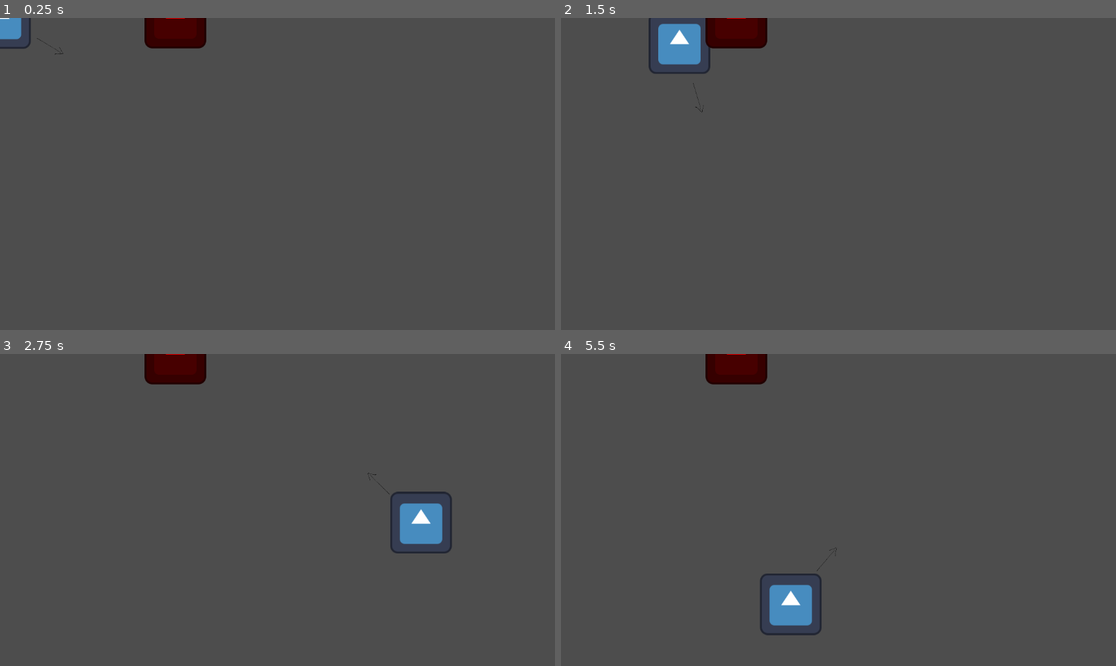
Above: before the commit, frames 1-4 (two rows, left to right).
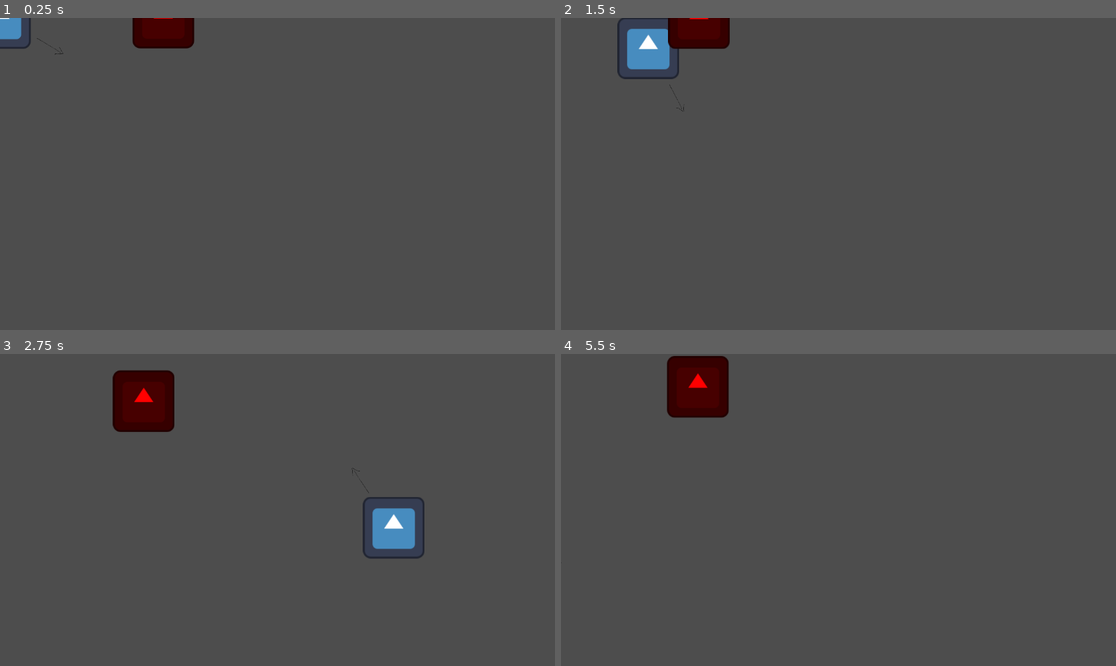
Above: after the commit, the same moments.

Repository: TryHardPotat/FYP_2
Game: Godot game, scene res://active_scene.tscn
Same seed, same stepped clock (60 frames per second), same inputs: the game is played once before the commit and once after it. The engine's default icon, where the game draws it, is replaced by a stand-in: a white triangle on a blue panel in a dark square.
Inputs (mouse positions are in pixels of both pictures, inside the frame that each line leads up to):
- Up to frame 1 (0.25 s): no input
- Up to frame 2 (1.5 s): move the mouse to (960, 158) at 0.52 s; hold D (move_right) 0.53-1.28 s; tap Shift (dash) at 0.6 s; tap Enter at 1.25 s; move the mouse to (727, 189) at 1.27 s; hold S (move_down) from 1.28 s (still down); tap Space (primary_attack) at 1.35 s
- Up to frame 3 (2.75 s): move the mouse to (333, 441) at 2.02 s; release S (move_down) at 2.03 s; hold D (move_right) from 2.03 s (still down); tap Shift (dash) at 2.1 s
- Up to frame 4 (5.5 s): move the mouse to (810, 572) at 2.77 s; release D (move_right) at 2.78 s; hold W (move_up) 2.78-3.53 s; tap Space (primary_attack) at 2.85, 4.35 s; move the mouse to (1005, 556) at 3.52 s; hold A (move_left) 3.53-5.03 s; tap Shift (dash) at 3.6, 5.1 s; move the mouse to (672, 463) at 4.27 s; move the mouse to (866, 510) at 5.02 s; hold S (move_down) from 5.03 s (still down)

The runs differ from the first frame. In frame 1, 0.5% of the frame differs, in the area x 23-38%, y 0-10%; in frame 2, 2.8%; in frame 3, 4.7%, in the area x 20-82%, y 0-66%; in frame 4, 3.9%.

Commit message:
Fixed collision fusing bug

Diff:
--- a/active_scene.tscn
+++ b/active_scene.tscn
@@ -7,5 +7,6 @@
 
 [node name="Warrior" parent="." instance=ExtResource("1_hciqs")]
 
-[node name="Rat" parent="." instance=ExtResource("2_7kere")]
+[node name="Rat" parent="." node_paths=PackedStringArray("player") instance=ExtResource("2_7kere")]
 position = Vector2(364, -1)
+player = NodePath("../Warrior")
--- a/rat.gd
+++ b/rat.gd
@@ -1,5 +1,7 @@
 extends CharacterBody2D
 
+@export var speed = 100
+@export var player: Node2D
 @export var health : float = 10
 
 func take_damage(amount):
@@ -9,3 +11,10 @@
 
 func die():
 	queue_free()  # Remove the enemy from the scene
+
+func _physics_process(delta):
+	if player:
+		var direction = (player.global_position - global_position).normalized()
+		velocity = direction * speed
+
+		move_and_slide()
--- a/rat.tscn
+++ b/rat.tscn
@@ -10,6 +10,7 @@
 size = Vector2(128, 128)
 
 [node name="Rat" type="CharacterBody2D"]
+motion_mode = 1
 script = ExtResource("1_12t34")
 
 [node name="Sprite2D" type="Sprite2D" parent="."]
--- a/warrior.tscn
+++ b/warrior.tscn
@@ -14,6 +14,7 @@
 radius = 60.0
 
 [node name="Warrior" type="CharacterBody2D"]
+motion_mode = 1
 up_direction = Vector2(-1, 0)
 script = ExtResource("1_63q3t")
 
